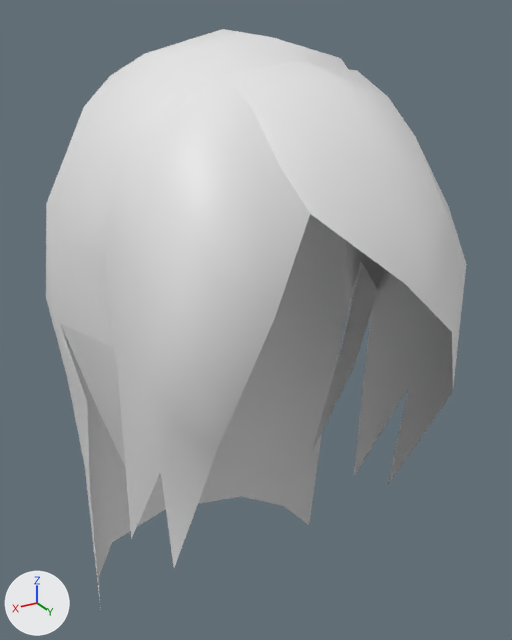
What one commit did to the glTF model assets/Converted Models/HairStyle/Human Female/Mage Female Hair 21.glb.
Before and after are seen from a 50 mm lens placed at (0.154, 0.264, 0.162), pointed at (-0.01, -0.01, 0.025). Lighting does not change. The marker at lower left points along +X, +Y and +Z. The older version comes first.

Names of what the first picture shows: '0003_0'.
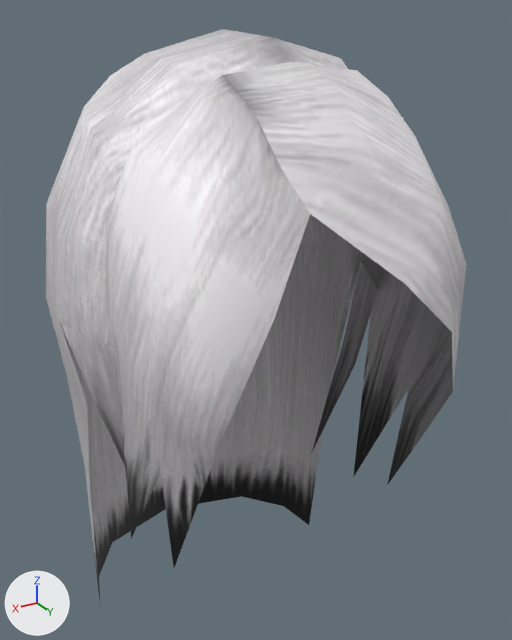
The edits, one by one:
Picture 'tex_6055092352253804169.dds' (img_tex_6055092352253804169_dds) is new.
Material '0003_0_mat' (mat_0003_0_mat) is new.
Its texture is img_tex_6055092352253804169_dds.
me_0003_0 has 126 vertices, 194 faces and spans x -0.08..0.083, y -0.112..0.101, z -0.152..0.157.
me_0003_0 gains material mat_0003_0_mat (picture img_tex_6055092352253804169_dds).

Changed parts and their boxes [x1, y1, x2, y2] in the pictures (512 x 640 px):
'0003_0', recoloured: [46, 29, 467, 610] in both
